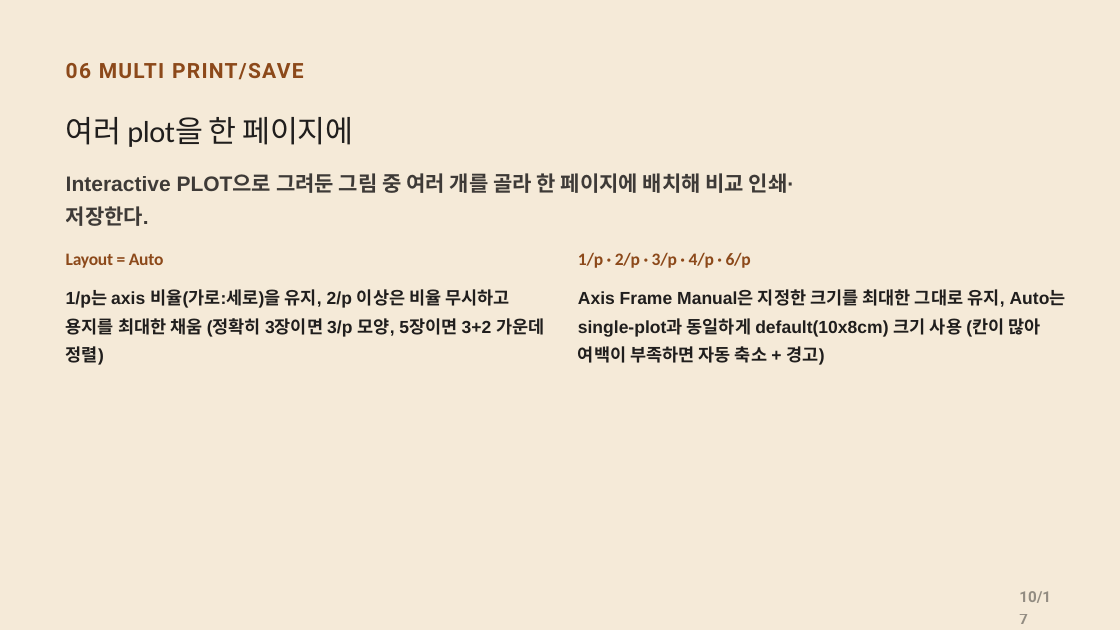
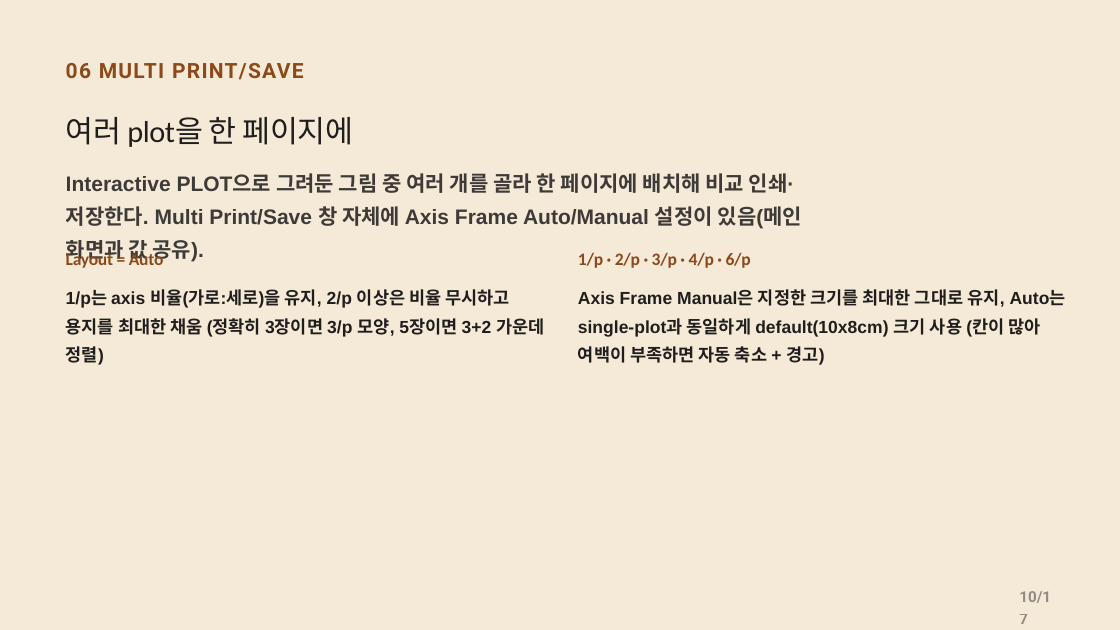
Before and after one commit to CWKIM113/CathPlot_Pub, a slide deck: slide 10 of CathPlot_Deck.pptx. Drawn at 1120x630 pixels with LibreOffice and Linux fonts; fonts in the diff are those of the drawing. Boxes give left, top, right and bottom in pixels: in the first picture for what was removed or moved away, otherwise in the second. Text is boxed around its words. In the diff, an @@ line names an element or a change of style, - is before the commit and + after.

```diff
--- a/CathPlot_Deck.pptx
+++ b/CathPlot_Deck.pptx
@@ text at bbox=[66, 173, 802, 262]: text changed @@
-Interactive PLOT으로 그려둔 그림 중 여러 개를 골라 한 페이지에 배치해 비교 인쇄·저장한다.
+Interactive PLOT으로 그려둔 그림 중 여러 개를 골라 한 페이지에 배치해 비교 인쇄·저장한다. Multi Print/Save 창 자체에 Axis Frame Auto/Manual 설정이 있음(메인 화면과 값 공유).
```
Also in this commit, not shown: 1 other slide changed.
